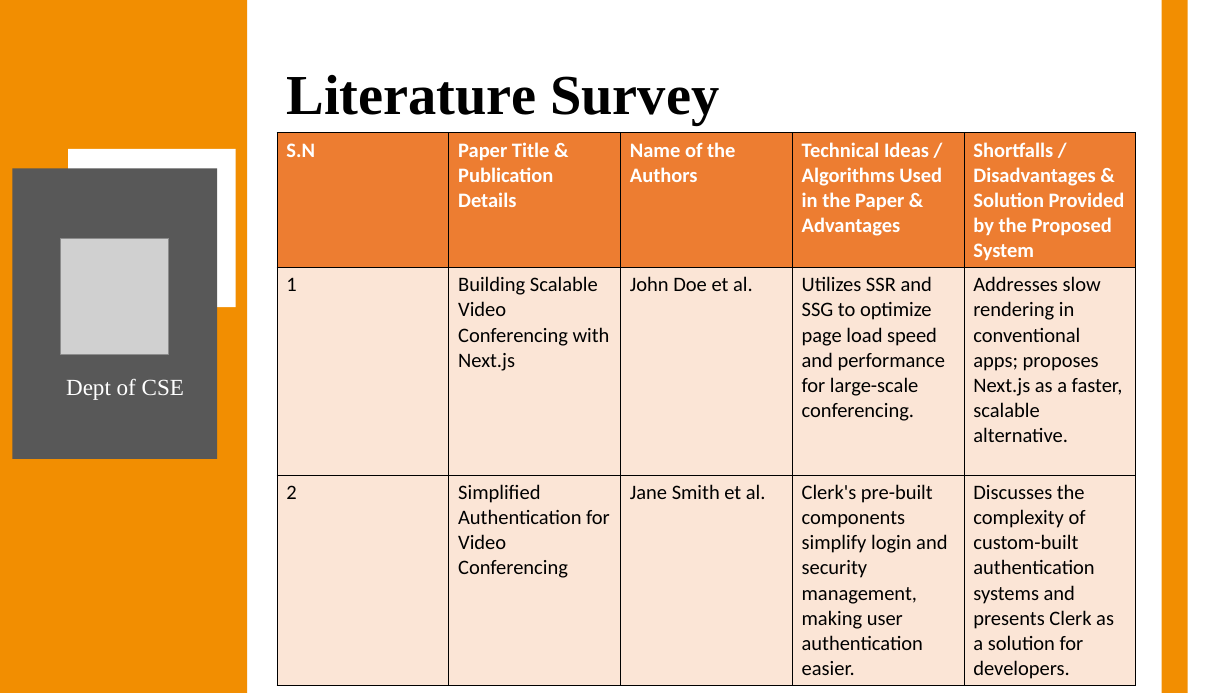
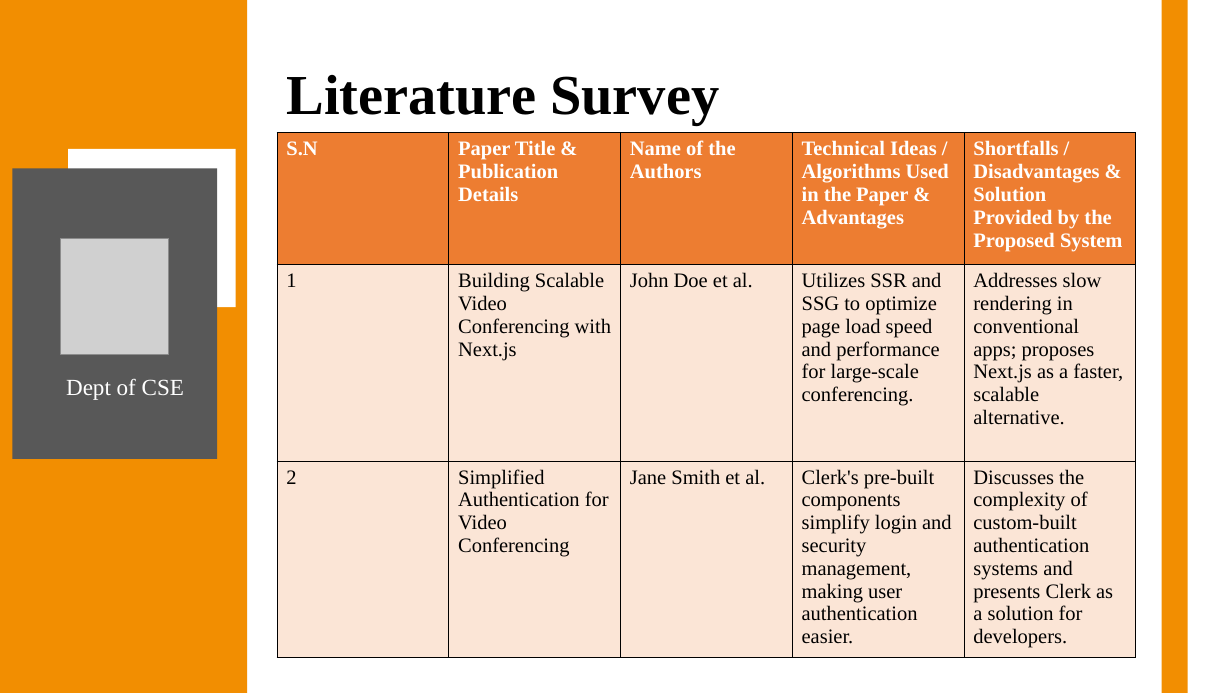
Before and after one commit to Anish202020/7th-Semester, a slide deck: slide 4 of Report & PPT/Project Work/Ppt/Callify Synopsis.pptx. Drawn at 1232x693 pixels with LibreOffice and Linux fonts; fonts in the diff are those of the drawing; grey boxes stand for pictures. Boxes give left, top, right and bottom in pixels: in the first picture for what was removed or moved away, otherwise in the second. Text is boxed around its words. In the diff, an @@ line names an element or a change of style, - is before the commit and + after.

```diff
--- a/Report & PPT/Project Work/Ppt/Callify Synopsis.pptx
+++ b/Report & PPT/Project Work/Ppt/Callify Synopsis.pptx
@@ table at (277, 133, 1137, 678) @@
@@ font Calibri to Times New Roman @@
```
Also in this commit, not shown: 3 other slides changed, 5 other files.
